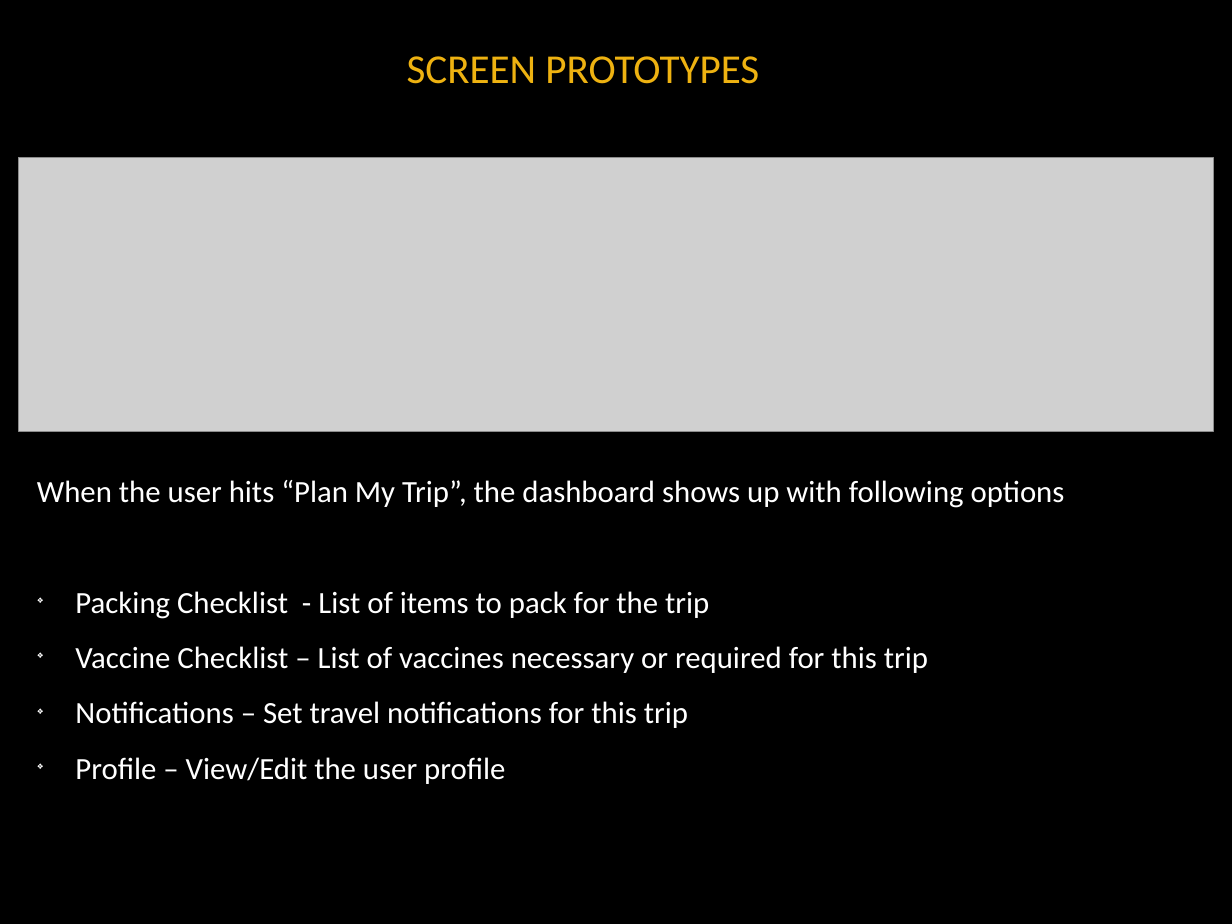
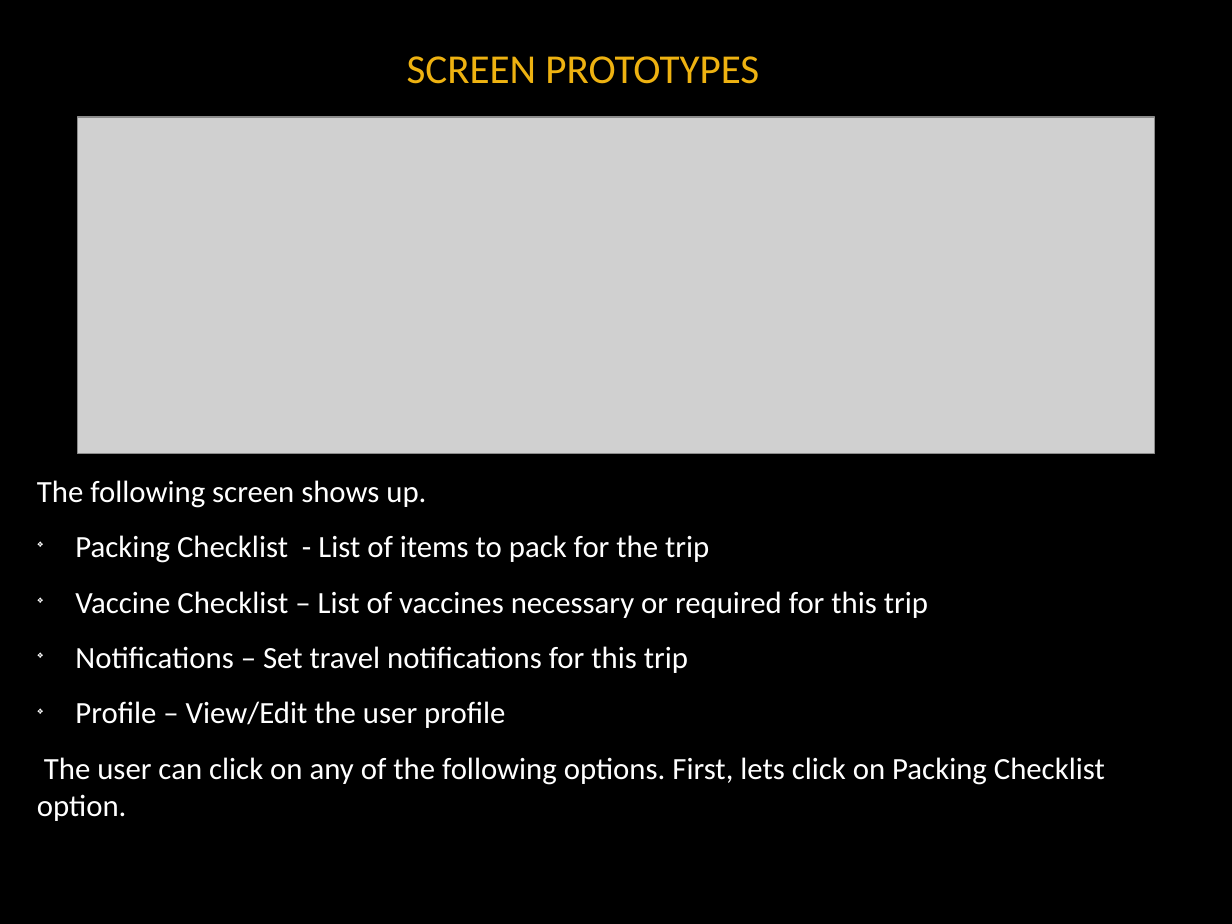
Before and after one commit to noanadler/RockStars, a slide deck: slide 9 of Deliverable3/Presentation/Rock_Stars_Presentation.pptx. Drawn at 1232x924 pixels with LibreOffice and Linux fonts; fonts in the diff are those of the drawing; grey boxes stand for pictures; background and template pictures are left out. Boxes give left, top, right and bottom in pixels: in the first picture for what was removed or moved away, otherwise in the second. Text is boxed around its words. In the diff, an @@ line names an element or a change of style, - is before the commit and + after.

```diff
--- a/Deliverable3/Presentation/Rock_Stars_Presentation.pptx
+++ b/Deliverable3/Presentation/Rock_Stars_Presentation.pptx
@@ picture: place and size @@
-picture at <box>18,158,1214,431</box>
+picture at <box>78,117,1156,453</box>
@@ text at <box>37,480,426,508</box>: text changed @@
-When the user hits “Plan My Trip”, the dashboard shows up with following options
+The following screen shows up.
@@ text at <box>37,757,1105,821</box>: paragraph added @@
+The user can click on any of the following options. First, lets click on Packing Checklist option.
```
Also in this commit, not shown: 7 other slides changed, 8 slides added, 4 slides removed.
